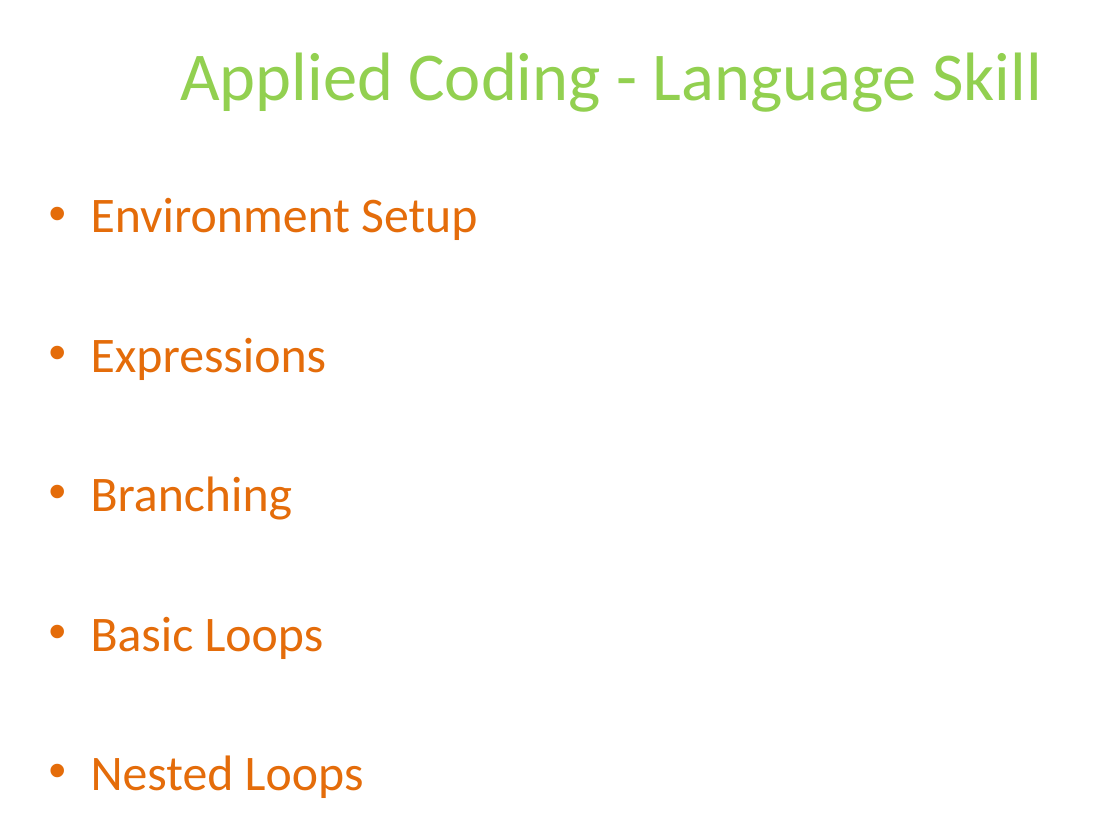
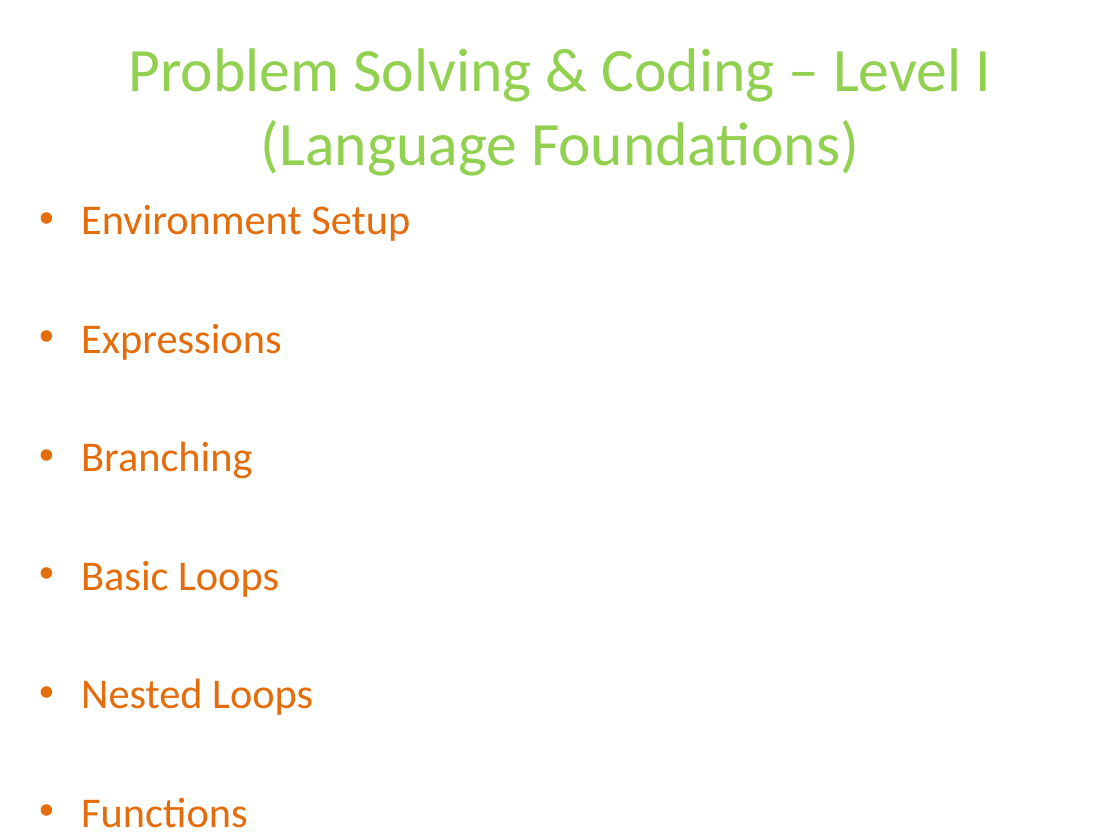
Before and after one commit to algorithmica-repository/training-bvrit, a slide deck: slide 2 of 2.coding-level-one/syllabus.pptx. Drawn at 1120x840 pixels with LibreOffice and Linux fonts; fonts in the diff are those of the drawing. Boxes give left, top, right and bottom in pixels: in the first picture for what was removed or moved away, otherwise in the second. Text is boxed around its words. In the diff, an @@ line names an element or a change of style, - is before the commit and + after.

```diff
--- a/2.coding-level-one/syllabus.pptx
+++ b/2.coding-level-one/syllabus.pptx
@@ title at box(129, 48, 990, 176): text changed; size 44 to 39.6 pt @@
-Applied Coding - Language Skill
+Problem Solving & Coding – Level I
+(Language Foundations)
@@ text "Environment Setup": place and size @@
-text "Environment Setup" at box(91, 197, 477, 798)
+text "Environment Setup" at box(81, 205, 410, 828)
@@ text at box(81, 205, 410, 715): size 32 to 27.2 pt in "Environment Setup", "Expressions", "Branching", "Basic Loops" and 1 more places @@
@@ text at box(81, 797, 247, 828): paragraph added @@
+• Functions
```
Also in this commit, not shown: 1 other slide changed, 1 slide added, 1 slide removed.
